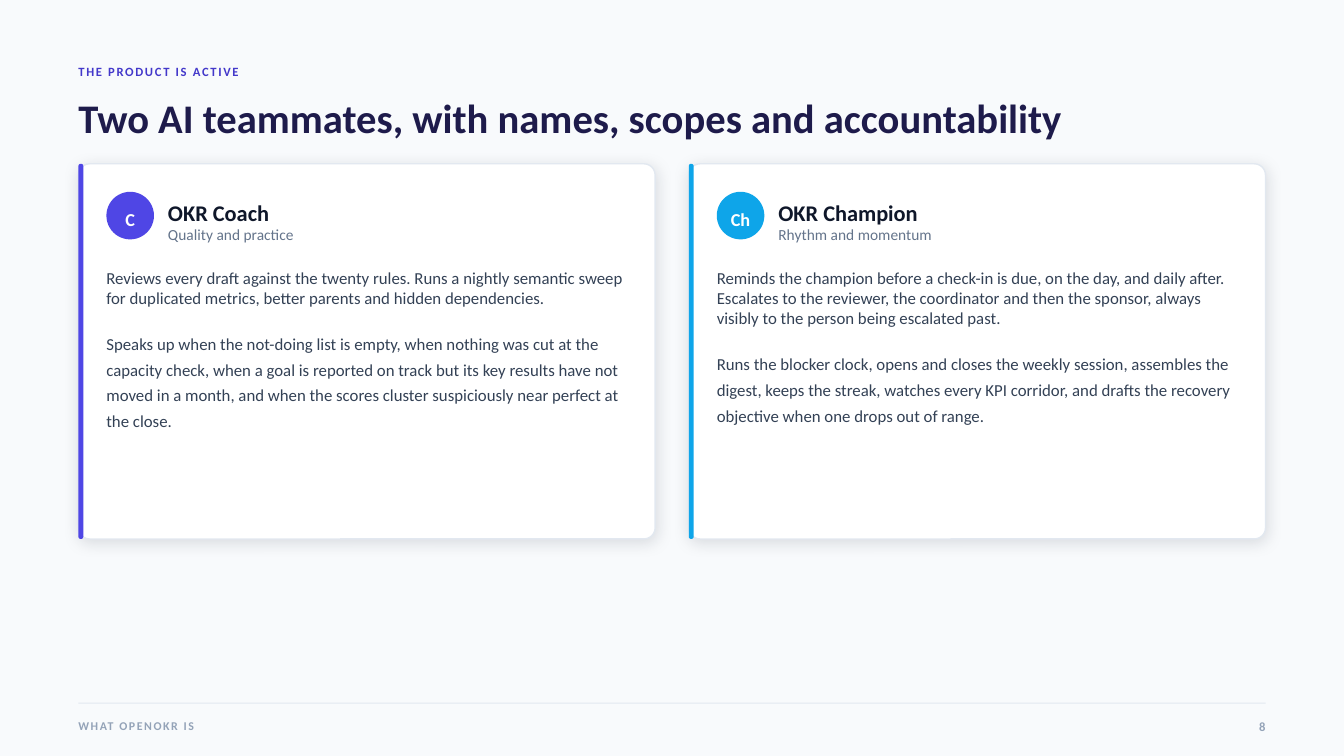
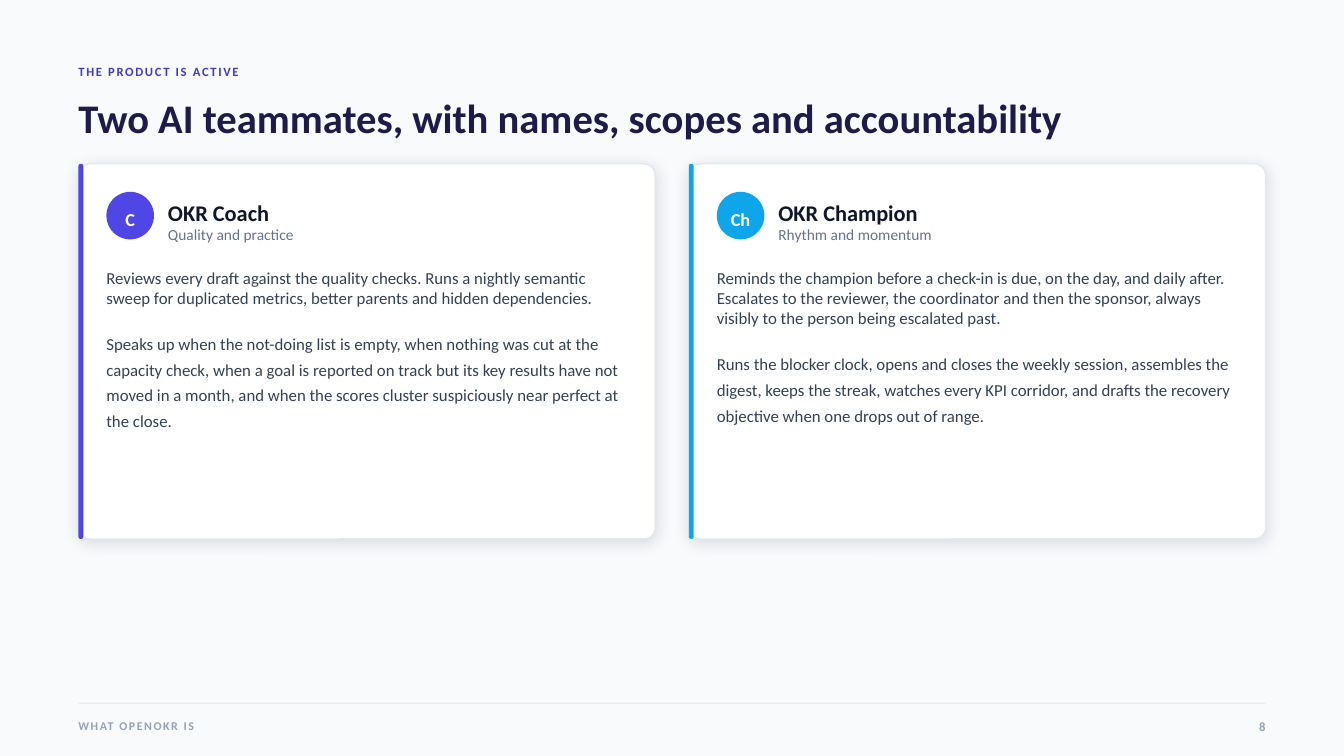
Before and after one commit to open-okr/open-okr, a slide deck: slide 8 of docs/stakeholder/OpenOKR-Deck.pptx. Drawn at 1344x756 pixels with LibreOffice and Linux fonts; fonts in the diff are those of the drawing. Boxes give left, top, right and bottom in pixels: in the first picture for what was removed or moved away, otherwise in the second. Text is boxed around its words. In the diff, an @@ line names an element or a change of style, - is before the commit and + after.

Commit message:
Rebuild the stakeholder pack from the corrected sources
The overview and the deck were rendered from text that said the product was
specified and not yet built, and that there were 104 tasks. The sources were
corrected in the previous commit and the renders were not, which left the two
files a reader is pointed at first saying the opposite of the README.

pandoc, python3 and Info-ZIP are on this machine now, so build.sh and
make-deck.py both run here. OpenOKR-Overview.docx is rebuilt, 20 tables
refitted, and its PDF re-exported through Word.

OpenOKR-Deck.pptx is rebuilt with 36 slides. Its PDF is not, and that is
worth writing down rather than leaving as a puzzle: PowerPoint on this machine
refuses to open the deck through automation, and refuses the committed deck
from 11 August in exactly the same way, so it is the machine and not the file.
Opening the .pptx in PowerPoint and exporting over OpenOKR-Deck.pdf is the one
manual step, and the folder's README now says so along with two other things
it had wrong: build.sh needs zip and unzip, and it never needed Pillow.

check:docs green.

```diff
--- a/docs/stakeholder/OpenOKR-Deck.pptx
+++ b/docs/stakeholder/OpenOKR-Deck.pptx
@@ text at box(106, 272, 618, 427): text changed @@
-Reviews every draft against the twenty rules. Runs a nightly semantic sweep for duplicated metrics, better parents and hidden dependencies.
-Speaks up when the not-doing list is empty, when nothing was cut at the capacity check, when a goal is reported on track but its key results have not moved in a month, and when the scores cluster suspiciously near perfect at the close.
+Reviews every draft against the quality checks. Runs a nightly semantic sweep for duplicated metrics, better parents and hidden dependencies.
+Speaks up when the not-doing list is empty, when nothing was cut at the capacity check, when a goal is reported on track but its key results have not moved in a month, and when the scores cluster suspiciously near perfect at the close.
```
Also in this commit, not shown: 5 other slides changed, 3 other files.
